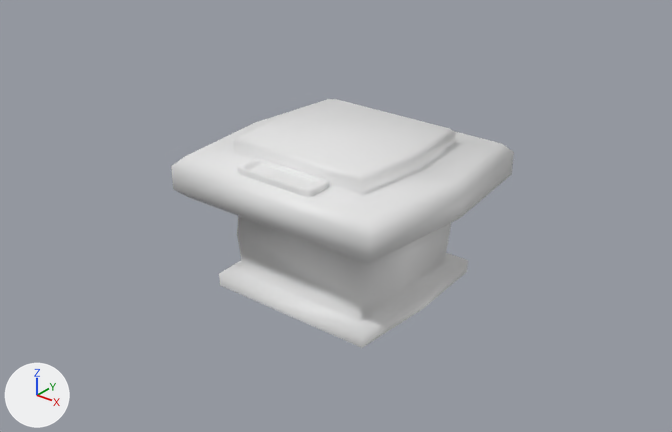
A saved change to the FBX model Assets/Meshes/LP_TimeVaseShowcase.fbx.
Rendered twice from a 50 mm camera at (1.383, -1.769, 1.278) aimed at (0.003, -0.044, 0.209). Arrows for +X, +Y and +Z are at lower left; the lights stay in place. The first picture is the older version. Where no turn or scale is listed for an object, it has been applied to the vertices.

Names of what the first picture shows: 'LP_TimeVaseShowcase'.
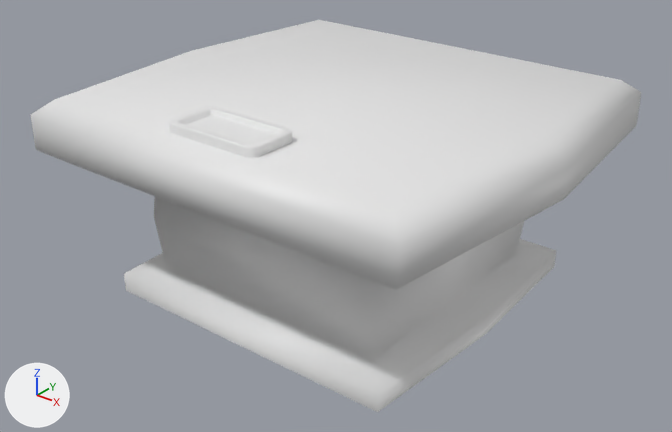
Changed parts and their boxes (x1, y1, x2, y2) in the pictures (672 x 432 px; the box of a moved part takes in the faces that stretch with it):
'LP_TimeVaseShowcase', reshaped (78% wider, 57% taller)
    before: (171, 99, 514, 348)
    after: (30, 20, 642, 412)
part 1 of me_cube_005, moved or reshaped
    before: (237, 159, 329, 197)
    after: (169, 107, 292, 158)
part 2 of me_cube_005, rebuilt (78% wider, 57% taller)
    before: (171, 99, 514, 348)
    after: (30, 20, 642, 412)

The change, as a list of edits to the scene's bpy script:
```text
Change me_cube_005:
    used by ob_lp_timevaseshowcase; location = (0.0, 0.0, 0.0)
    remove me_cube_005.from_pydata(...)  # 177 vertices, 164 faces; spans x -0.352..0.352, y -0.317..0.317, z 0.0..0.428
    add me_cube_005.from_pydata(...)  # 159 vertices, 146 faces; spans x -0.61..0.61, y -0.549..0.549, z 0.0..0.567
    me_cube_005 part 1: the loose piece of 105 vertices spanning x -0.119..0.119, y -0.287..-0.207, z 0.376..0.397 is scaled about its middle by (1.13, 1.73, 1.43), then moved by (0.0, -0.167, 0.165)
    me_cube_005 part 2: the loose piece of 72 vertices spanning x -0.352..0.352, y -0.317..0.317, z 0.0..0.428 is rebuilt with 54 vertices and now spans x -0.61..0.61, y -0.549..0.549, z 0.0..0.544
```
